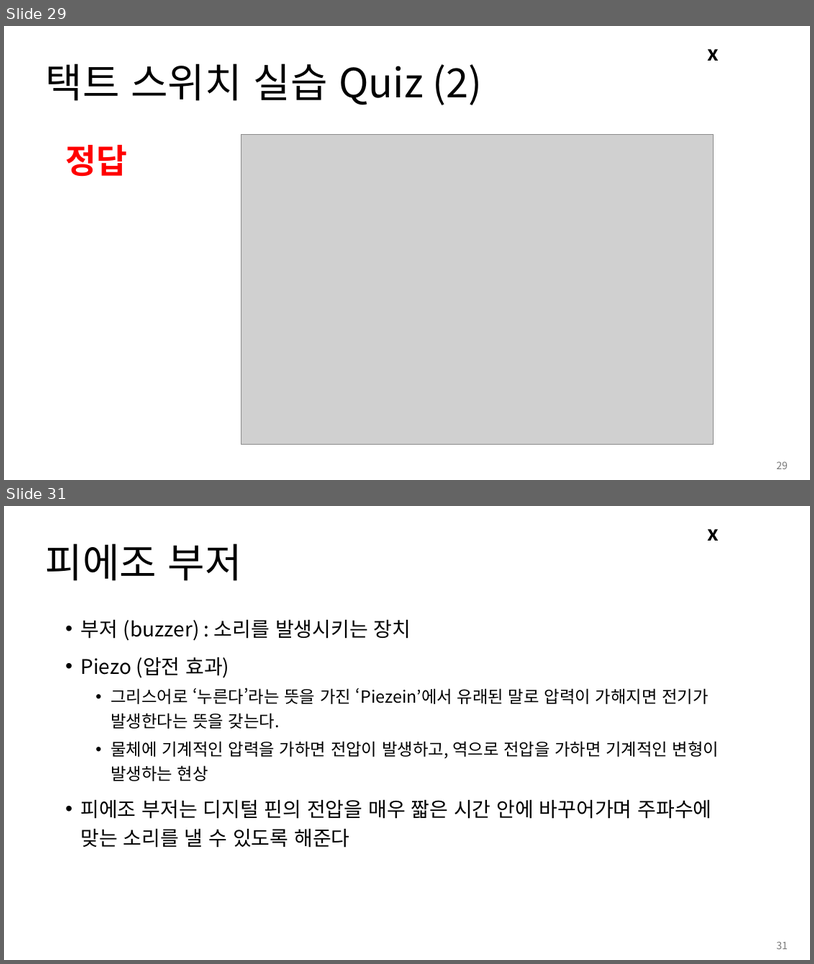
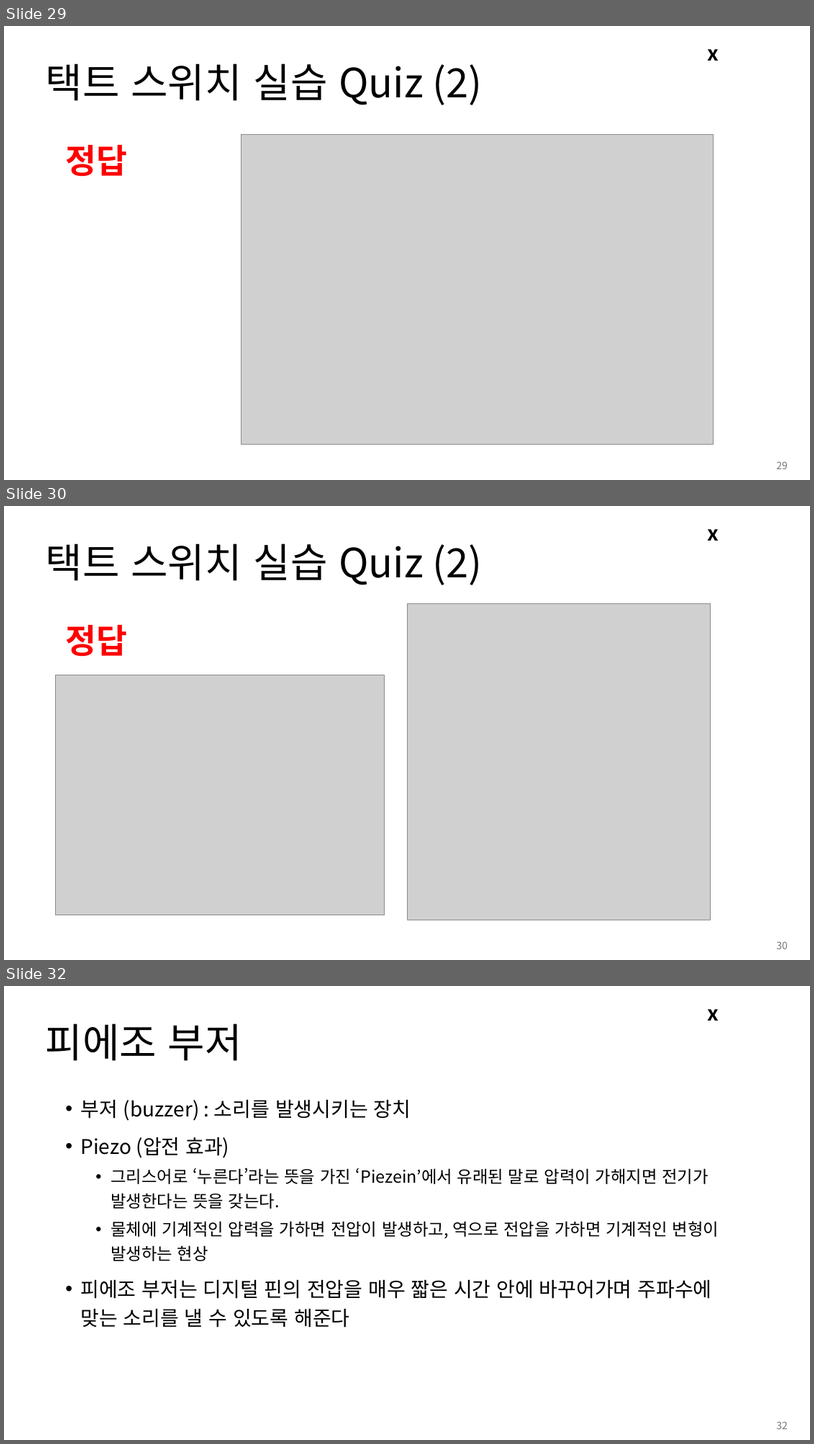
Before and after one commit to Leader-Lesson/KDT_RE_3rd, a slide deck: material/Arduino/02_아두이노 활용하기 1.pptx. Shown one above the other, each under a label of ours: slides 29 and 31 before the commit, slides 29, 30 and 32 after it; the slides between them are not shown. The pictures are 814x964 and 814x1444 pixels, drawn with LibreOffice and Linux fonts; fonts in the diff are those of the drawing; grey boxes stand for pictures; background and template pictures are left out. Boxes give left, top, right and bottom in pixels: in the first picture for what was removed or moved away, otherwise in the second. Text is boxed around its words. In the diff, an @@ line names an element or a change of style, - is before the commit and + after.

```diff
--- a/material/Arduino/02_아두이노 활용하기 1.pptx
+++ b/material/Arduino/02_아두이노 활용하기 1.pptx
@@ slide 30 added at (4,506,810,960), background #FFFFFF; not listed: 1 template element that a slide beside it also shows @@
@@ title added at (46,543,482,585), 48 pt, text #000000 @@
+택트 스위치 실습 Quiz (2)
@@ picture added at (407,604,710,920) @@
@@ text added at (65,625,127,656), 40 pt, text #FF0000, bold @@
+정답
@@ picture added at (56,675,385,915) @@
@@ page number added at (777,941,788,949), 12 pt, text #797979 @@
+30
@@ what was slide 31 is now slide 32 @@
@@ page number at (777,1421,788,1429): text changed @@
-31
+32
```
Also in this commit, not shown: 8 other files.
